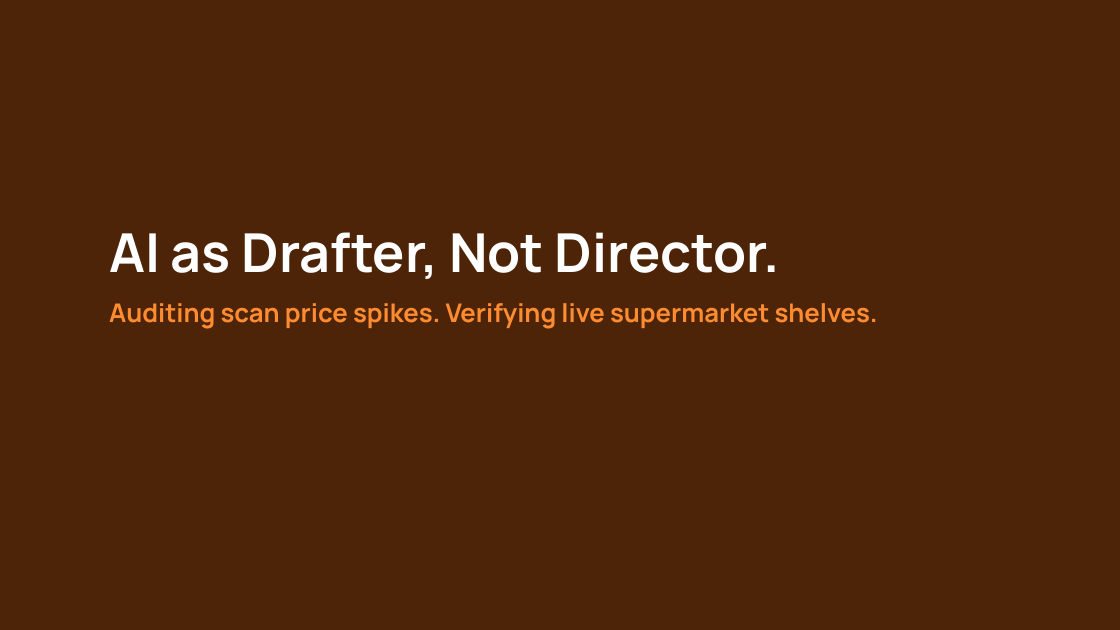
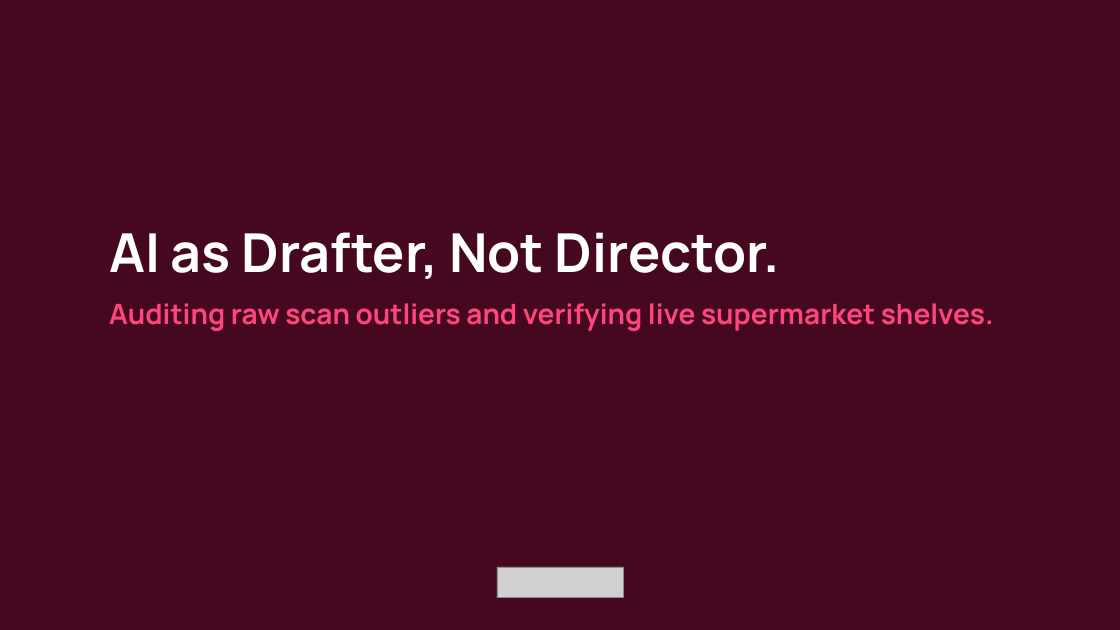
Before and after one commit to JacobCrume/stamp-spreads, a slide deck: slide 20 of presentation/Stamp-pitch.pptx (slide 14 before the commit). Drawn at 1120x630 pixels with LibreOffice and Linux fonts; fonts in the diff are those of the drawing; grey boxes stand for pictures. Boxes give left, top, right and bottom in pixels: in the first picture for what was removed or moved away, otherwise in the second. Text is boxed around its words. In the diff, an @@ line names an element or a change of style, - is before the commit and + after.

Commit message:
feat(presentation): redesign 23-slide rapid-fire pitch deck with distinct palettes, bottom wordmark, and embedded figures

```diff
--- a/presentation/Stamp-pitch.pptx
+++ b/presentation/Stamp-pitch.pptx
@@ rectangle at [0, 0, 1120, 630]: fill #4E2408 to #460820 @@
@@ text at [109, 303, 994, 331]: text changed; size 22 to 24 pt; text colour #FF8C30 to #FF467A @@
-Auditing scan price spikes. Verifying live supermarket shelves.
+Auditing raw scan outliers and verifying live supermarket shelves.
@@ picture added at [497, 567, 623, 598] @@
```
Also in this commit, not shown: 15 other slides changed, 7 slides added, 1 slide removed, 2 other files.
